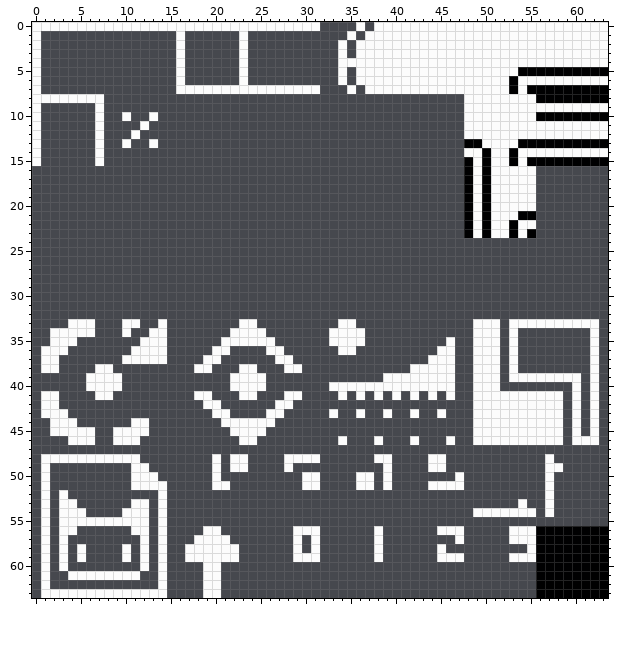
Pixel-art sprite: img/sprites.png. This is how it looked before the edit.
The file is 64x64 pixels. Colours within 5 levels of each other are drawn and written as one.
Once edited:
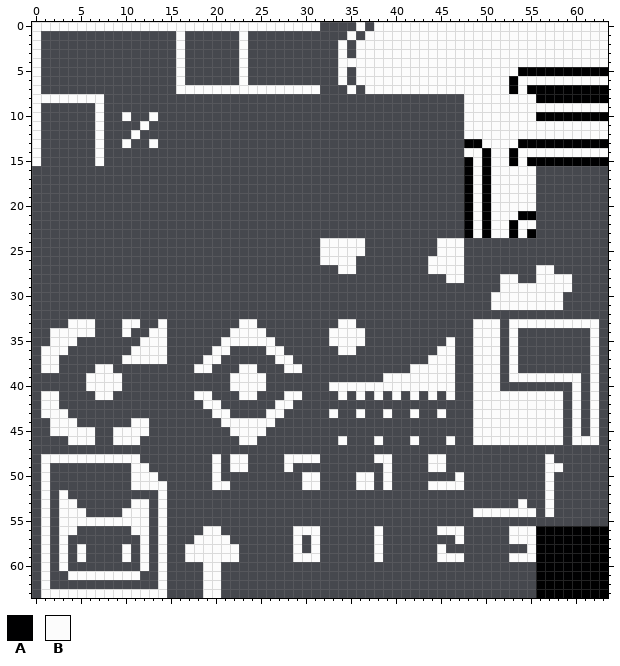
Palette (. is transparent): A #000001  B #fcfcfc
The edit:
{"y":24,"x":32,"old":".....","new":"BBBBB"}
{"y":24,"x":45,"old":"...","new":"BBB"}
{"y":25,"x":32,"old":".....","new":"BBBBB"}
{"y":25,"x":45,"old":"...","new":"BBB"}
{"y":26,"x":32,"old":"....","new":"BBBB"}
{"y":26,"x":44,"old":"....","new":"BBBB"}
{"y":27,"x":34,"old":"..","new":"BB"}
{"y":27,"x":44,"old":"....","new":"BBBB"}
{"y":27,"x":56,"old":"..","new":"BB"}
{"y":28,"x":46,"old":"..","new":"BB"}
{"y":28,"x":52,"old":"..","new":"BB"}
{"y":28,"x":56,"old":"....","new":"BBBB"}
{"y":29,"x":52,"old":"........","new":"BBBBBBBB"}
{"y":30,"x":51,"old":"........","new":"BBBBBBBB"}
{"y":31,"x":51,"old":"........","new":"BBBBBBBB"}
{"label":"added","picture_box":[320,238,365,274]}
{"label":"added","picture_box":[428,238,464,283]}
{"label":"added","picture_box":[491,265,572,310]}
